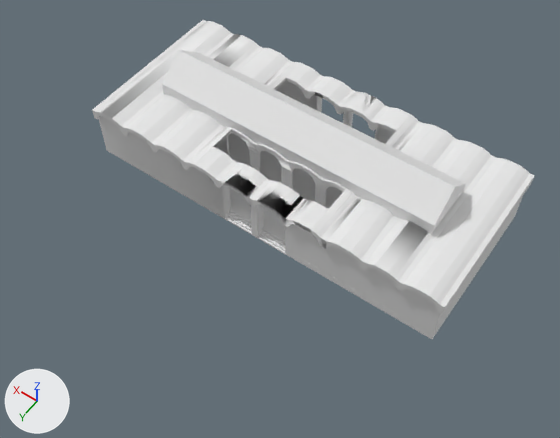
Renders of the FBX model Assets/Graph_Assets/Assets/MarchéCouvert.fbx from each side of a commit.
Rendered twice from a 50 mm camera at (-23.9, 60.3, 50.9) aimed at (-1.8, 29.2, 2.2). The lights are fixed; the arrows at lower left show +X, +Y and +Z. The first picture is the older version. Materials are left out; every surface is plain grey. Where no turn or scale is listed for an object, it has been applied to the vertices.

Before the edit, the objects in view are built like this:
```python
me_plane_076 = bpy.data.meshes.new('Plane.076')
me_plane_076.from_pydata(...)  # 721 vertices, 771 faces; spans x -16.6..16.7, y -7.3..7.5, z -1.1..0.5
me_plane_090 = bpy.data.meshes.new('Plane.090')
me_plane_090.from_pydata(...)  # 69 vertices, 41 faces; spans x -16.2..16.7, y -7.3..7.1, z -0.4..0.3
me_plane_091 = bpy.data.meshes.new('Plane.091')
me_plane_091.from_pydata(...)  # 86 vertices, 39 faces; spans x -16.6..16.3, y -7.5..6.8, z -2.6..2.5
me_plane_093 = bpy.data.meshes.new('Plane.093')
me_plane_093.from_pydata(...)  # 20 vertices, 20 faces; spans x -12.9..13.0, y -2.5..2.5, z -1.1..2.1
me_plane_093.materials.append(mat_toit_marché_couvert)
me_plane_094 = bpy.data.meshes.new('Plane.094')
me_plane_094.from_pydata(...)  # 168 vertices, 84 faces; spans x -10.3..10.3, y -2.7..2.7, z -3.0..2.7
# faces by material slot: [28, 56]
me_plane_094.materials.append(mat_caillebotis)
me_plane_094.materials.append(mat_material_124)
ob_frot = bpy.data.objects.new('Frot', me_plane_076)
ob_frot.location = (-0.19, 23.37, 5.01)
ob_frot_003 = bpy.data.objects.new('Frot.003', me_plane_090)
ob_frot_003.location = (-0.33, 23.49, 0.42)
ob_frot_004 = bpy.data.objects.new('Frot.004', me_plane_091)
ob_frot_004.location = (0.0, 23.7, 2.63)
ob_frot_006 = bpy.data.objects.new('Frot.006', me_plane_093)
ob_frot_006.location = (-0.17, 23.44, 6.28)
ob_frot_007 = bpy.data.objects.new('Frot.007', me_plane_094)
ob_frot_007.location = (-0.16, 23.43, 3.71)
```
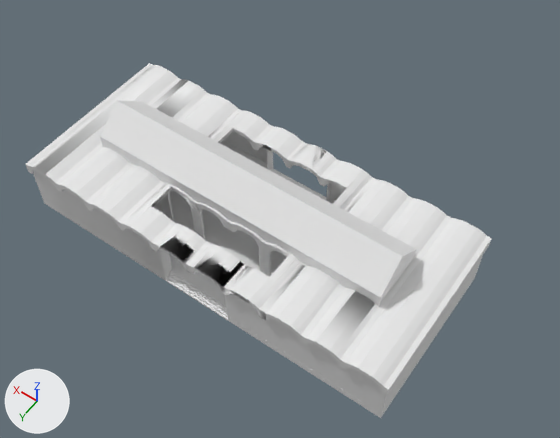
Changed parts and their boxes [x1, y1, x2, y2] in the pictures (560 x 438 px):
'Frot', reshaped, moved (21% taller)
    before: [92, 20, 535, 314]
    after: [26, 63, 492, 418]
'Frot.006', deleted
    before: [162, 50, 466, 235]
'Frot.004', deleted
    before: [99, 81, 523, 339]
'Frot.001', added
    after: [113, 140, 336, 384]
'Frot.003', deleted
    before: [207, 133, 407, 322]
'Frot.007', deleted
    before: [219, 136, 327, 207]
part 1 of me_plane_076, built on
    after: [33, 101, 483, 418]

Edits to the bpy script that builds the scene:
```text
Change me_plane_076:
    used by ob_frot; location = (-0.19, 23.37, 5.01)
    remove me_plane_076.from_pydata(...)  # 721 vertices, 771 faces; spans x -16.6..16.7, y -7.3..7.5, z -1.1..0.5
    add me_plane_076.from_pydata(...)  # 1015 vertices, 931 faces; spans x -16.6..16.7, y -7.3..7.5, z -5.0..3.3
    me_plane_076 part 1
    1 face is deleted
    167 vertices are added at x -16.4..16.6, y -7.1..7.2, z -5.0..3.3
    60 new vertices lie (0.0, 0.0, 3.5) away from vertices in x -12.9..13.0, y -7.1..7.2, z -4.3
    35 new vertices lie (0.0, 4.9, 0.0) away from vertices in x -12.9..13.0, y -2.4, z 0.2..1.4
    20 new vertices lie (0.0, 0.0, 5.1) away from vertices in x -16.4..16.6, y -7.1..7.2, z -5.0
    6 new vertices lie (0.4, 0.0, 0.0) away from vertices in x -0.2, y -6.3..7.2, z -1.3..-0.6
    6 new vertices lie (0.0, 0.0, 1.4) away from vertices in x -3.1..3.2, y -6.5..6.7, z -1.2
    161 new faces join them
Add me_plane_077:
    me_plane_077.from_pydata(...)  # 66 vertices, 40 faces; spans x -12.9..16.5, y -7.1..7.2, z -5.0..-4.3
Remove ob_frot_004:
    ob_frot_004 = bpy.data.objects.new('Frot.004', me_plane_091)
    ob_frot_004.location = (0.0, 23.7, 2.63)
Remove ob_frot_007:
    ob_frot_007 = bpy.data.objects.new('Frot.007', me_plane_094)
    ob_frot_007.location = (-0.16, 23.43, 3.71)
Remove ob_frot_003:
    ob_frot_003 = bpy.data.objects.new('Frot.003', me_plane_090)
    ob_frot_003.location = (-0.33, 23.49, 0.42)
Remove ob_frot_006:
    ob_frot_006 = bpy.data.objects.new('Frot.006', me_plane_093)
    ob_frot_006.location = (-0.17, 23.44, 6.28)
Change ob_frot:
    ob_frot.location: (-0.19, 23.37, 5.01) -> (-0.19, 30.88, 5.01)
Add ob_frot_001:
    ob_frot_001 = bpy.data.objects.new('Frot.001', me_plane_077)
    ob_frot_001.location = (-0.19, 30.88, 5.01)
```
